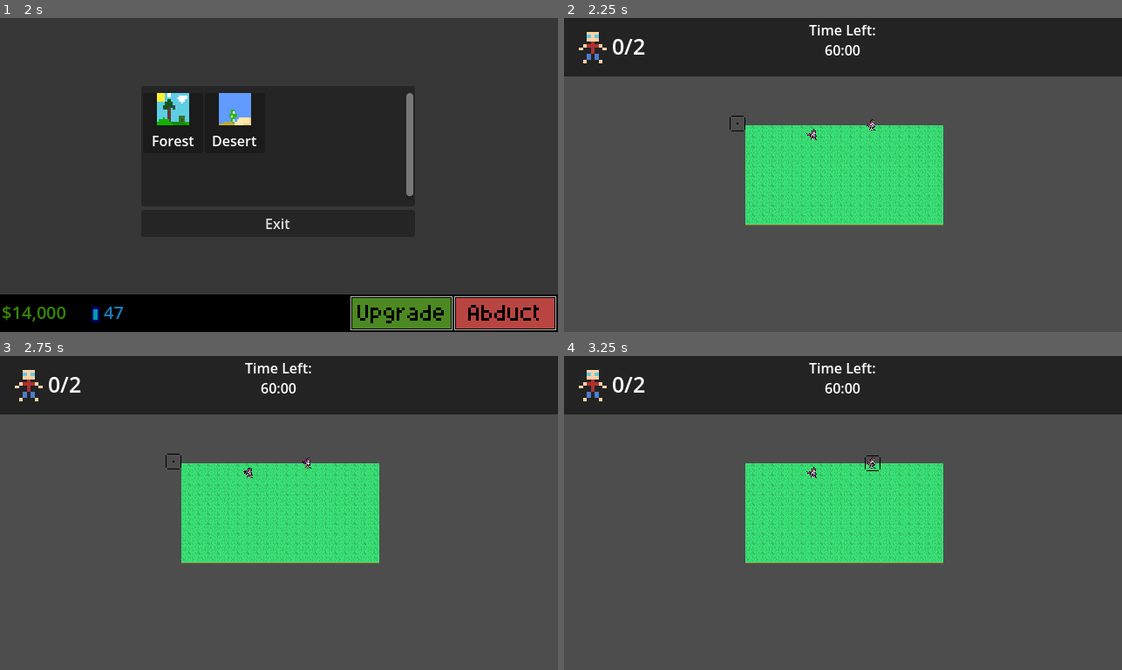
Above: before the commit, frames 1-4 (two rows, left to right).
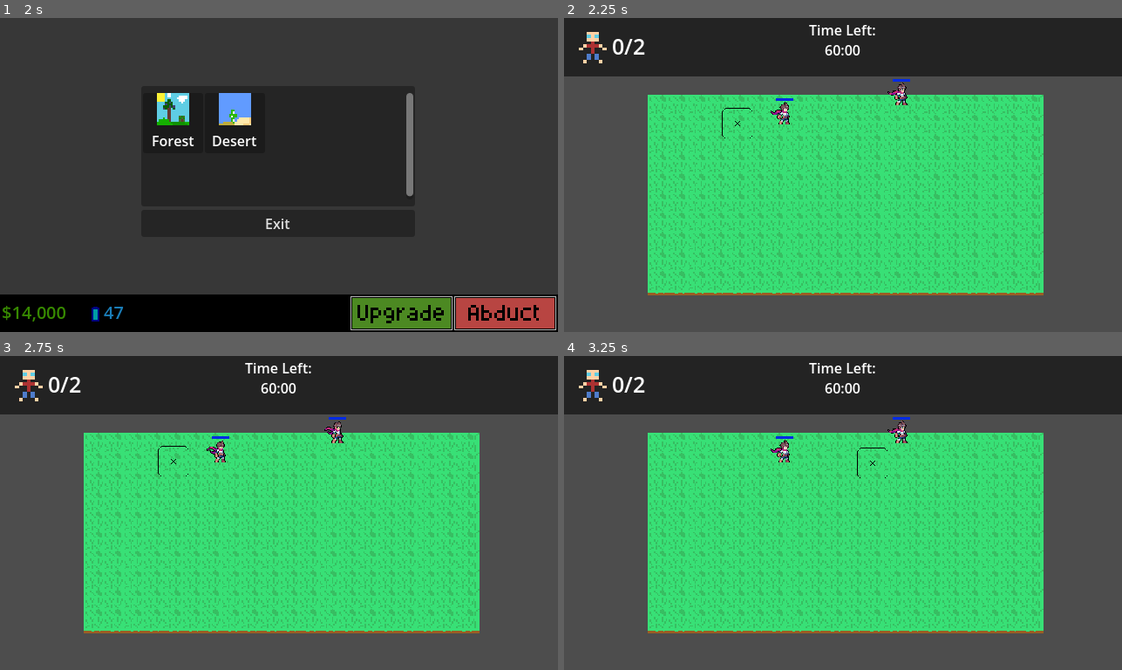
Above: after the commit, the same moments.

Repository: ottercorporationofficial-afk/Abduction
Game: Godot game, scene res://src/main.tscn
Two runs of this game, one before a commit and one after it. Both use one fixed random seed, a clock stepped at 60 frames per second and the inputs below.
Inputs (mouse positions are in pixels of both pictures, inside the frame that each line leads up to):
- Up to frame 1 (2 s): click (507, 313) at 0.5 s; click (401, 313) at 1.25 s
- Up to frame 2 (2.25 s): click (736, 121) at 2.02 s
- Up to frame 3 (2.75 s): no input
- Up to frame 4 (3.25 s): move the mouse to (870, 462) at 2.77 s; click (870, 462) at 2.92 s

Frame 1 is identical in both runs. In frame 2, 38% of the frame differs, in the area x 15-86%, y 19-89%; in frame 3, 38%; in frame 4, 38%.

Commit message:
added the ability to give damage to the beings and kill them

Diff:
--- /dev/null
+++ b/Entities/health.gd
@@ -0,0 +1,15 @@
+extends TextureProgressBar
+
+@export var entity: CharacterBody2D
+
+
+func _ready() -> void:
+	if entity:
+		max_value = entity.max_health
+		value = entity.health
+		entity.health_changed.connect(_on_health_changed)
+
+
+func _on_health_changed(current_health):
+	max_value = entity.max_health
+	value =  current_health
--- a/Entities/human.gd
+++ b/Entities/human.gd
@@ -3,8 +3,15 @@
 @onready var animation: AnimatedSprite2D = $AnimatedSprite2D
 @onready var hit: AudioStreamPlayer2D = $Hit
 
+var max_health : int
+var health : int
+
+signal health_changed(amount)
 
 func _ready() -> void:
+	max_health = 10
+	health = max_health
+
 
 	## prevents hits from flashing on all humans
 	if animation.material:
@@ -17,9 +24,20 @@
 	if event is InputEventMouseButton and event.pressed:
 		flash_hit()
 		TweenFX.shake(self)
+		take_damage(1)
 
+var  x = 0
 
+func take_damage(amount):
+	x += 1
+	print("hit" + str(x) + "times" )
+	health -= amount
+	health_changed.emit(health)
+	if health <= 0:
+		die()
 
+func die():
+	TweenFX.fade_out(self)
 
 func flash_hit():
 	if animation.material == null:
--- a/Entities/human.tscn
+++ b/Entities/human.tscn
@@ -5,6 +5,9 @@
 [ext_resource type="Shader" uid="uid://c8njvsu1fwq4i" path="res://Entities/HitFlash.gdshader" id="1_ljsf0"]
 [ext_resource type="Texture2D" uid="uid://cq6of6tlep4gc" path="res://Art/male_hero-walk.png" id="2_f3uon"]
 [ext_resource type="AudioStream" uid="uid://77oo1tqltqi3" path="res://Entities/hit.wav" id="2_r221b"]
+[ext_resource type="Texture2D" uid="uid://blfwjhpux2shj" path="res://Art/ProgressBarunder.png" id="6_04k85"]
+[ext_resource type="Texture2D" uid="uid://umgwbp84lv45" path="res://Art/ProgressBarovertest.png" id="7_04k85"]
+[ext_resource type="Script" uid="uid://cfi2pq8dqy0fy" path="res://Entities/health.gd" id="8_vlmkc"]
 
 [sub_resource type="ShaderMaterial" id="ShaderMaterial_ljsf0"]
 shader = ExtResource("1_ljsf0")
@@ -202,5 +205,17 @@
 [node name="CollisionShape2D" type="CollisionShape2D" parent="ClickArea" unique_id=839326471]
 shape = SubResource("CircleShape2D_kodwx")
 
+[node name="Health" type="TextureProgressBar" parent="." unique_id=670175701 node_paths=PackedStringArray("entity")]
+offset_left = -14.0
+offset_top = -26.0
+offset_right = 14.0
+offset_bottom = -22.0
+max_value = 10.0
+nine_patch_stretch = true
+texture_under = ExtResource("6_04k85")
+texture_progress = ExtResource("7_04k85")
+script = ExtResource("8_vlmkc")
+entity = NodePath("..")
+
 [connection signal="input_event" from="." to="." method="_on_input_event"]
 [connection signal="input_event" from="ClickArea" to="." method="_on_click_area_input_event"]
--- a/Levels/abduction.tscn
+++ b/Levels/abduction.tscn
@@ -79,7 +79,7 @@
 vertical_alignment = 1
 
 [node name="Camera2D" type="Camera2D" parent="." unique_id=1984243342]
-position = Vector2(320, 182)
-zoom = Vector2(0.35, 0.35)
+position = Vector2(320, 151)
+zoom = Vector2(0.7, 0.7)
 
 [node name="CrossHair" parent="." unique_id=138381416 instance=ExtResource("4_gpim5")]
Binary file added: Art/ProgressBarFill.png
Not shown, added: Art/ProgressBarFill.png.import
Binary file added: Art/ProgressBarovertest.png
Not shown, added: Art/ProgressBarovertest.png.import
Binary file added: Art/ProgressBarunder.png
Not shown, added: Art/ProgressBarunder.png.import
Not shown, added: Entities/health.gd.uid
